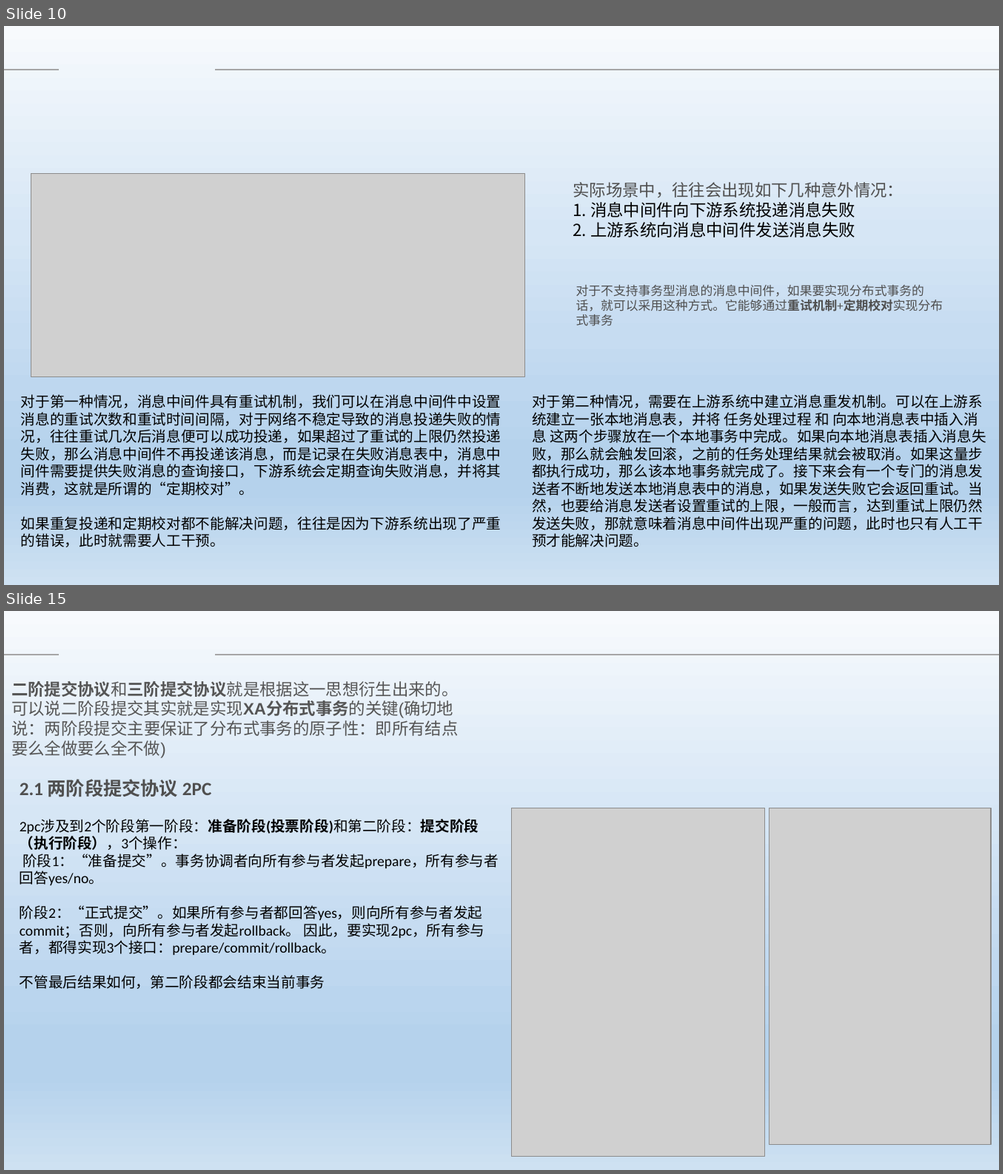
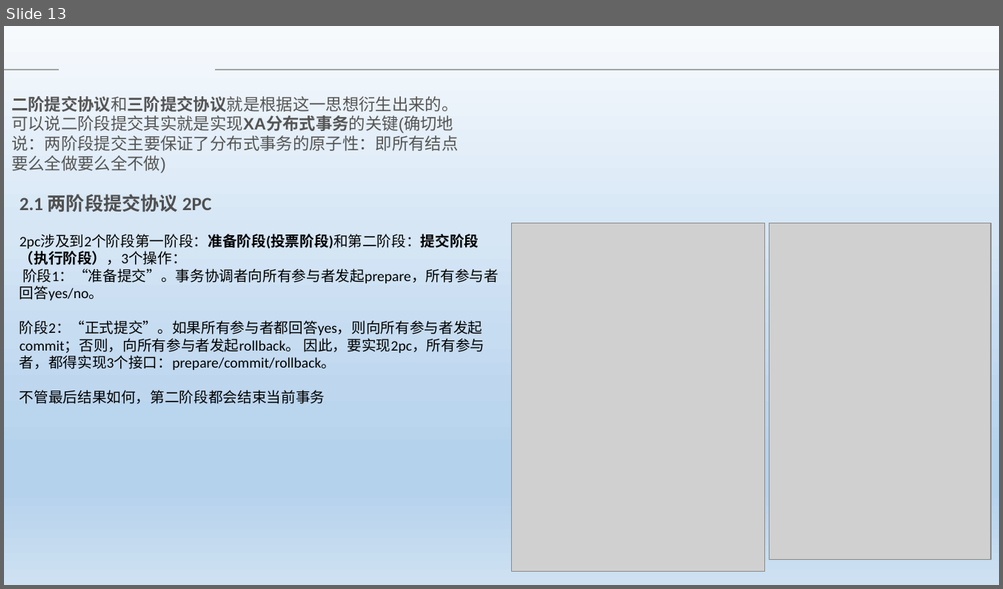
Before and after one commit to Heffie199/zhao_Note, a slide deck: 分布式事务的解决方案 .pptx. Shown one above the other, each under a label of ours: slides 10 and 15 before the commit, slide 13 after it; the slides between them are not shown. The pictures are 1003x1174 and 1003x589 pixels, drawn with LibreOffice and Linux fonts; fonts in the diff are those of the drawing; grey boxes stand for pictures; background and template pictures are left out. Boxes give left, top, right and bottom in pixels: in the first picture for what was removed or moved away, otherwise in the second. Text is boxed around its words. In the diff, an @@ line names an element or a change of style, - is before the commit and + after.

```diff
--- a/分布式事务的解决方案 .pptx
+++ b/分布式事务的解决方案 .pptx
@@ slide 10 removed at bbox=[4, 26, 999, 585], background picture (left out); not listed: 2 template elements that a slide beside it also shows @@
@@ picture removed at bbox=[31, 174, 524, 378] @@
@@ text removed at bbox=[573, 182, 904, 238] @@
-实际场景中，往往会出现如下几种意外情况：
-1. 消息中间件向下游系统投递消息失败
-2. 上游系统向消息中间件发送消息失败
@@ text removed at bbox=[576, 285, 943, 326] @@
-对于不支持事务型消息的消息中间件，如果要实现分布式事务的话，就可以采用这种方式。它能够通过重试机制+定期校对实现分布式事务
@@ text removed at bbox=[21, 395, 501, 548] @@
-对于第一种情况，消息中间件具有重试机制，我们可以在消息中间件中设置消息的重试次数和重试时间间隔，对于网络不稳定导致的消息投递失败的情况，往往重试几次后消息便可以成功投递，如果超过了重试的上限仍然投递失败，那么消息中间件不再投递该消息，而是记录在失败消息表中，消息中间件需要提供失败消息的查询接口，下游系统会定期查询失败消息，并将其消费，这就是所谓的“定期校对”。
-如果重复投递和定期校对都不能解决问题，往往是因为下游系统出现了严重的错误，此时就需要人工干预。
@@ text removed at bbox=[532, 395, 986, 548] @@
-对于第二种情况，需要在上游系统中建立消息重发机制。可以在上游系统建立一张本地消息表，并将 任务处理过程 和 向本地消息表中插入消息 这两个步骤放在一个本地事务中完成。如果向本地消息表插入消息失败，那么就会触发回滚，之前的任务处理结果就会被取消。如果这量步都执行成功，那么该本地事务就完成了。接下来会有一个专门的消息发送者不断地发送本地消息表中的消息，如果发送失败它会返回重试。当然，也要给消息发送者设置重试的上限，一般而言，达到重试上限仍然发送失败，那就意味着消息中间件出现严重的问题，此时也只有人工干预才能解决问题。
@@ what was slide 15 is now slide 13 @@
```
Also in this commit, not shown: 4 slides changed, 3 slides added, 2 other slides removed.
